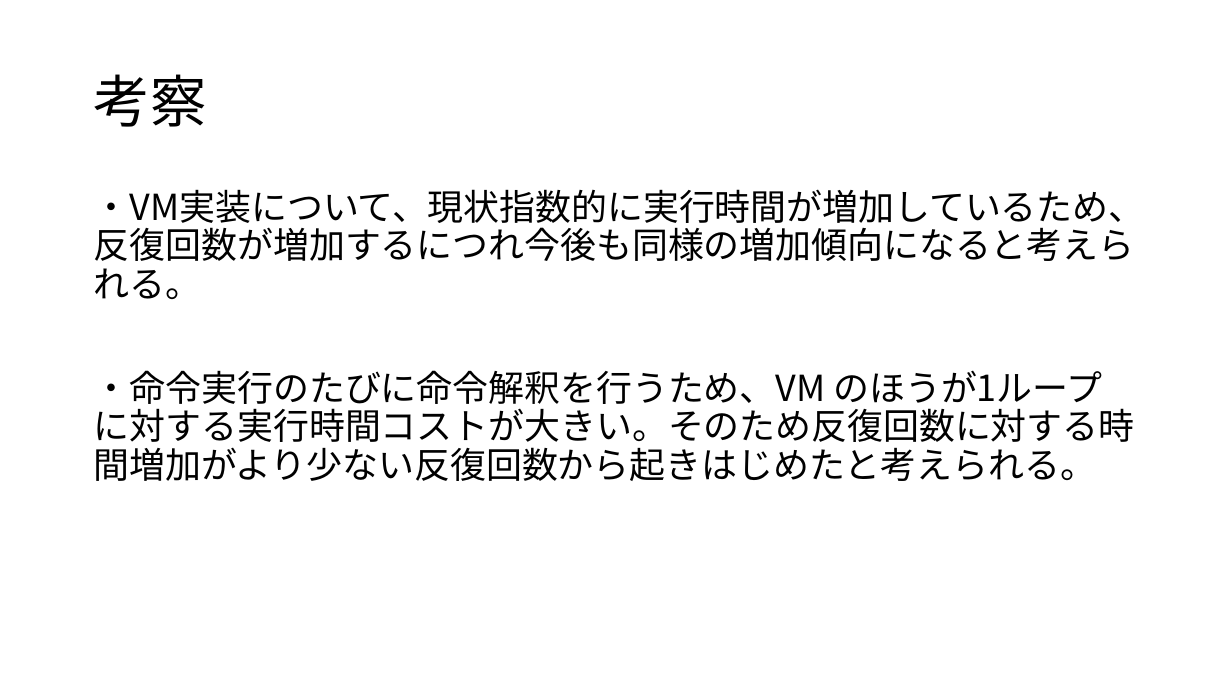
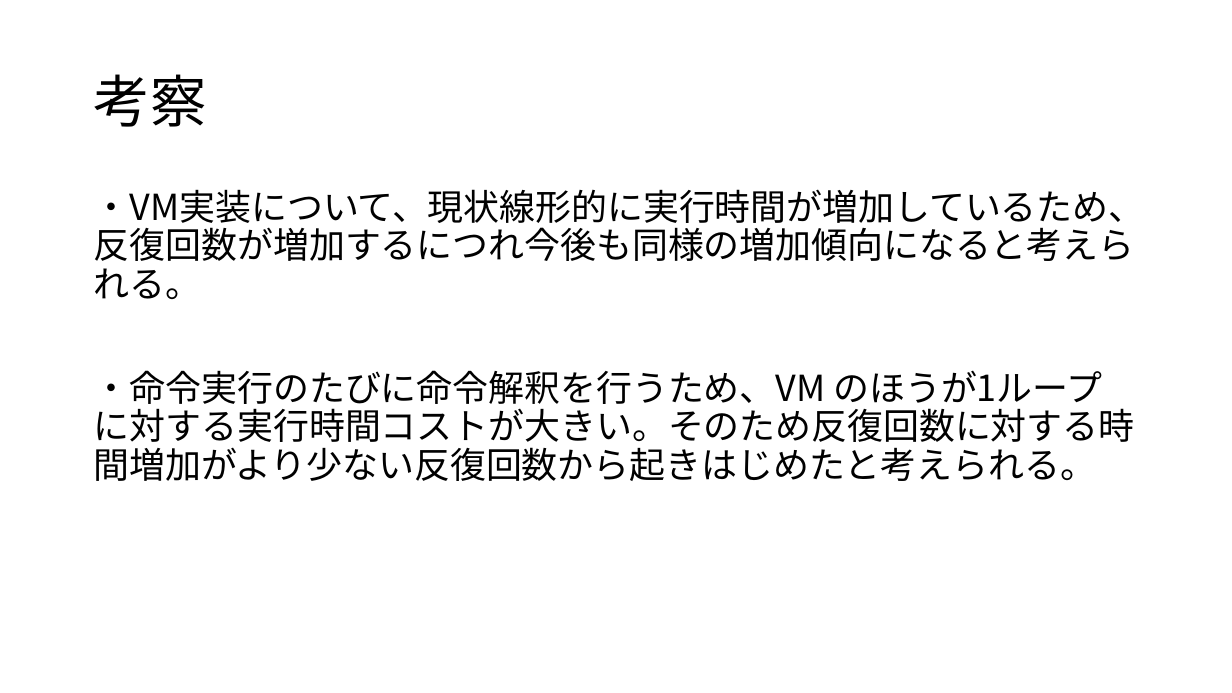
Before and after one commit to AbeAoto/stackMachine, a slide deck: slide 8 of docs/Presentation2/Presentation2.pptx (slide 6 before the commit). Drawn at 1232x693 pixels with LibreOffice and Linux fonts; fonts in the diff are those of the drawing. Boxes give left, top, right and bottom in pixels: in the first picture for what was removed or moved away, otherwise in the second. Text is boxed around its words. In the diff, an @@ line names an element or a change of style, - is before the commit and + after.

```diff
--- a/docs/Presentation2/Presentation2.pptx
+++ b/docs/Presentation2/Presentation2.pptx
@@ text at <box>94,189,1145,299</box>: text changed @@
-・VM実装について、現状指数的に実行時間が増加しているため、反復回数が増加するにつれ今後も同様の増加傾向になると考えられる。
+・VM実装について、現状線形的に実行時間が増加しているため、反復回数が増加するにつれ今後も同様の増加傾向になると考えられる。
```
Also in this commit, not shown: 2 other slides changed, 2 slides added, 2 other files.
